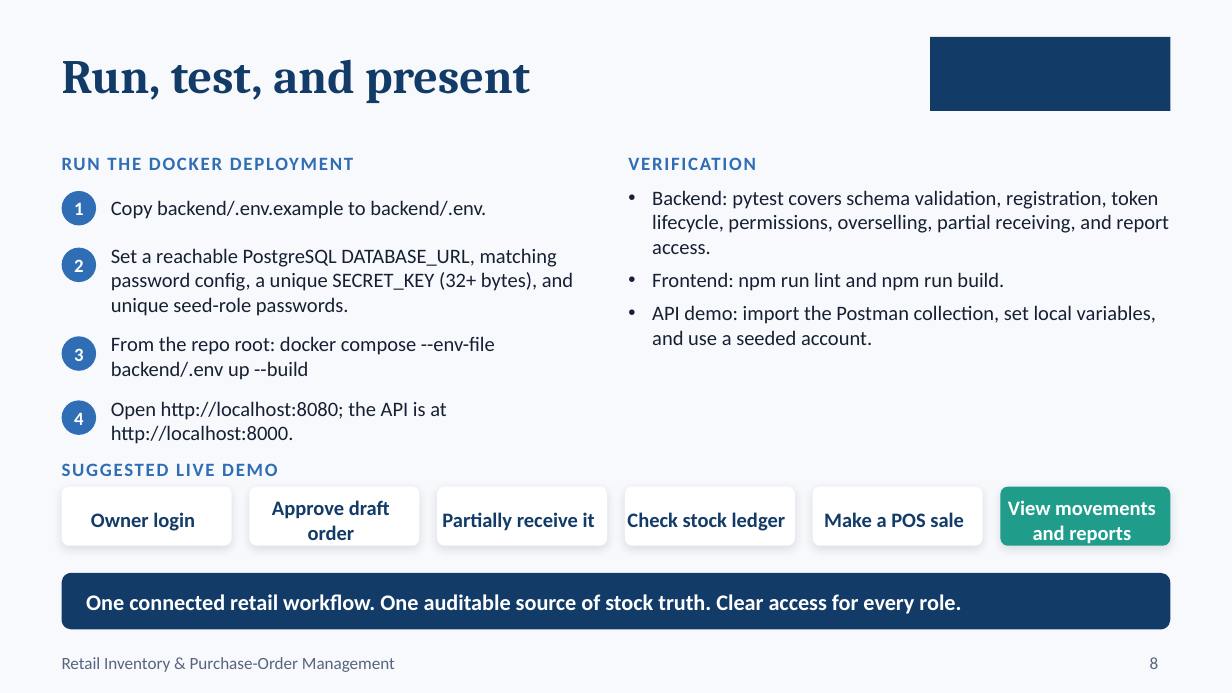
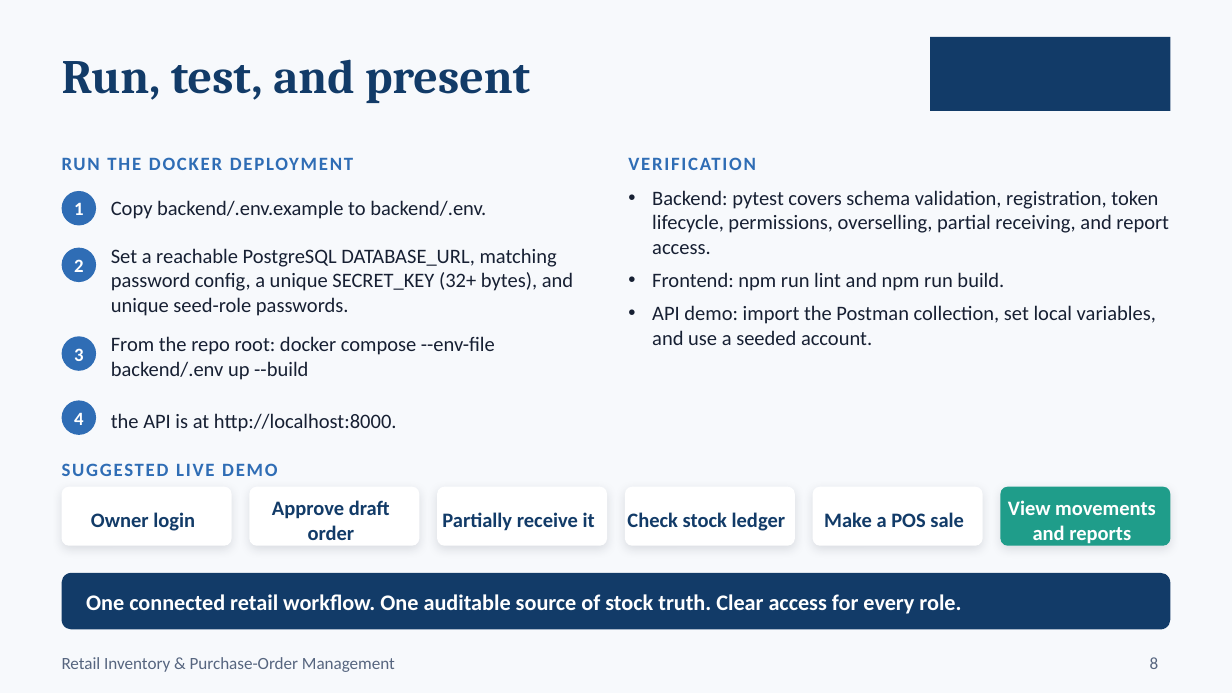
Before and after one commit to InHallTechnologies/nexturn_capstone_project, a slide deck: slide 8 of Capstone_project_retail_inventory.pptx. Drawn at 1232x693 pixels with LibreOffice and Linux fonts; fonts in the diff are those of the drawing; background and template pictures are left out. Boxes give left, top, right and bottom in pixels: in the first picture for what was removed or moved away, otherwise in the second. Text is boxed around its words. In the diff, an @@ line names an element or a change of style, - is before the commit and + after.

```diff
--- a/Capstone_project_retail_inventory.pptx
+++ b/Capstone_project_retail_inventory.pptx
@@ text at box(111, 413, 397, 432): text changed @@
-Open http://localhost:8080; the API is at http://localhost:8000.
+the API is at http://localhost:8000.
```
Also in this commit, not shown: 1 other slide changed.
